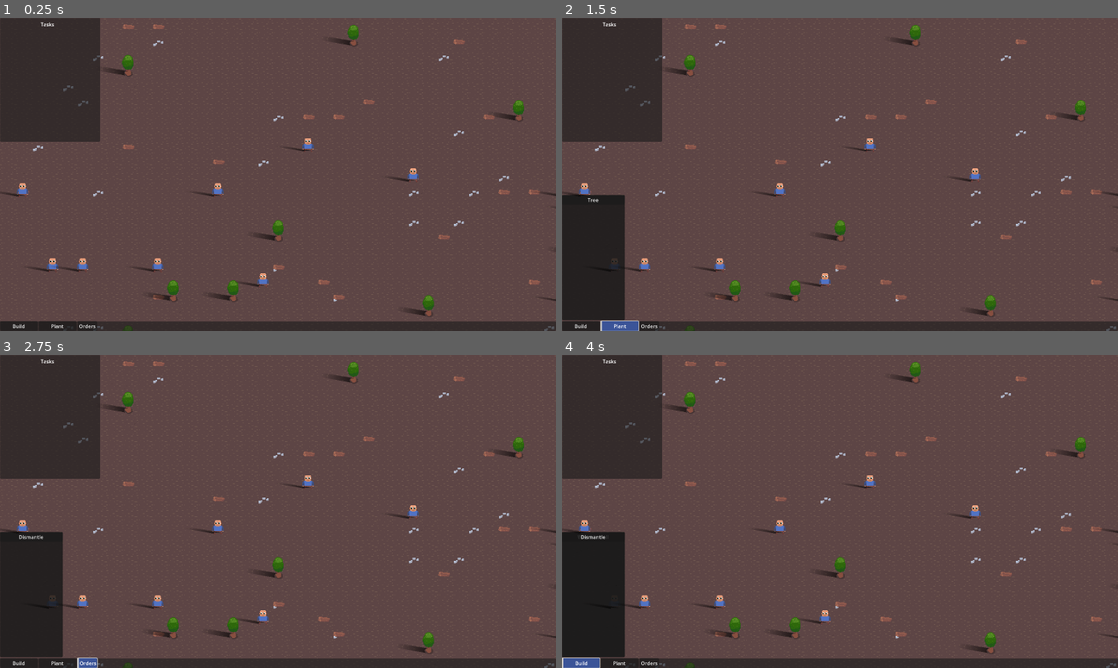
Above: before the commit, frames 1-4 (two rows, left to right).
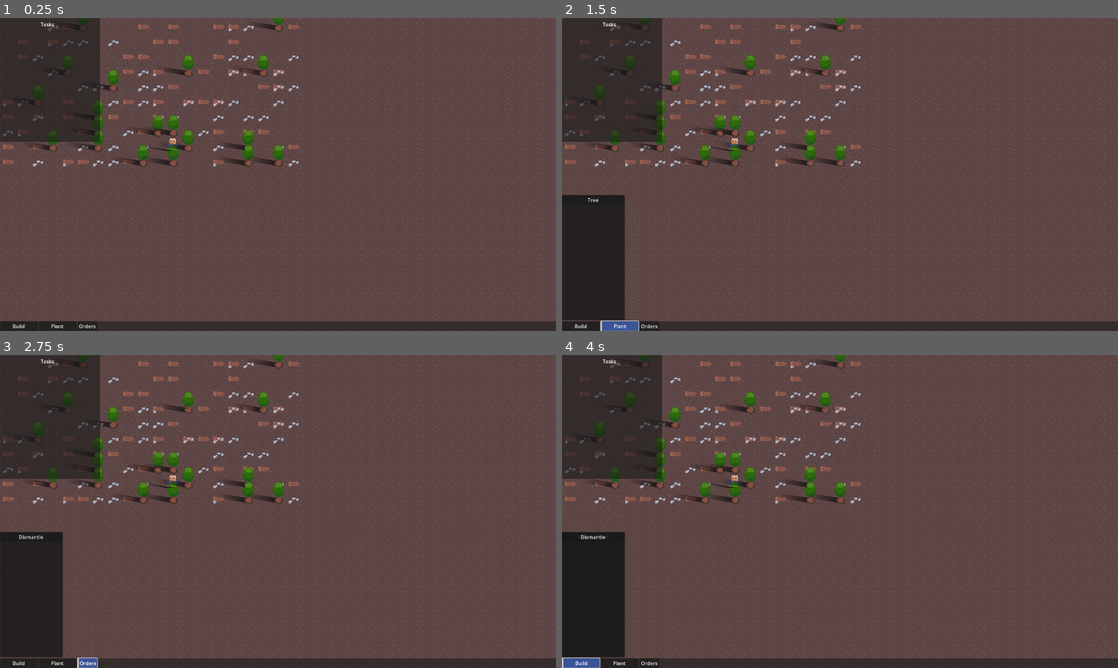
Above: after the commit, the same moments.

Repository: speakk/gnome_village
Game: Godot game, scene res://main.tscn
Same seed, same stepped clock (60 frames per second), same inputs: the game is played once before the commit and once after it.
Inputs:
- Up to frame 1 (0.25 s): no input
- Up to frame 2 (1.5 s): click "Build" at 0.5 s; click "Plant" at 1.25 s
- Up to frame 3 (2.75 s): click "Orders" at 2 s
- Up to frame 4 (4 s): click "Dismantle" at 2.75 s; click "Build" at 3.5 s

The runs differ from the first frame. In frame 1, 5.5% of the frame differs, in the area x 0-100%, y 0-100%; in frame 2, 5.4%; in frame 3, 5.4%; in frame 4, 5.4%.

Commit message:
Dismantling functioning barebones
TODO:
- Visual indicator that something is marked to be disassembled
- Marking multiple things to be dismantled at one (rectangle area thing)

Diff:
--- a/PathFinder.gd
+++ b/PathFinder.gd
@@ -57,13 +57,23 @@
 	return null
 
 func get_id_path(from: Vector2i, to: Vector2i) -> PackedVector2Array:
-	#print("Getting id path: ", from, to)
 	var found_path := astar_grid.get_id_path(from, to)
-	#if found_path:
-	#	found_path.pop_back()
+	return found_path
+
+func get_id_path_to_closest_point(from: Vector2i, to: Vector2i) -> PackedVector2Array:
+	var found_path := astar_grid.get_id_path(from, to)
+	if not found_path:
+		var direction := Vector2(from).direction_to(Vector2(to))
+		var all_directions_clone := all_directions.duplicate()
+		all_directions_clone.sort_custom(func(a: Vector2i, b: Vector2i) -> bool:
+				return Vector2(a).angle_to(direction) < Vector2(b).angle_to(direction)
+		)
+		for new_direction in all_directions_clone as Array[Vector2i]:
+			var new_path := astar_grid.get_id_path(from, to + new_direction)
+			if new_path:
+				return new_path
 
 	return found_path
-	#return astar_grid.get_id_path(from, to)
 
 func get_point_position(id: Vector2i) -> Vector2:
 	return astar_grid.get_point_position(id)
--- a/items/item_data/tree.tres
+++ b/items/item_data/tree.tres
@@ -29,6 +29,7 @@
 display_name = "Tree"
 can_be_picked = true
 can_be_constructed = false
+can_be_dismantled = true
 is_solid = true
 durability = 10
 crafting_requirements = Array[Resource("res://items/ItemRequirement.gd")]([])
--- a/main.gd
+++ b/main.gd
@@ -4,11 +4,11 @@
 @onready var ITEM_ON_GROUND := preload("res://items/item_on_ground/ItemOnGround.tscn")
 
 func _ready() -> void:
-	var test_divider := 1
+	var test_divider := 4
 	var map_size_real_x := MainMap.MAP_SIZE_X * 24 / test_divider
 	var map_size_real_y := MainMap.MAP_SIZE_Y * 24 / test_divider
 
-	for i in 40:
+	for i in 20:
 		var random_position := Vector2(randf_range(0, map_size_real_x), randf_range(0, map_size_real_y))
 		var grid_position := Globals.get_map().global_position_to_coordinate(random_position)
 		var quantized_position := Globals.get_map().coordinate_to_global_position(grid_position)
@@ -30,7 +30,7 @@
 			item_on_ground.global_position = quantized_position
 			add_child(item_on_ground)
 
-	var settlers_to_place := 50
+	var settlers_to_place := 1
 	var attempts := 400
 	for i in attempts:
 		var random_position := Vector2(randf_range(0, map_size_real_x), randf_range(0, map_size_real_y))
--- a/map/MainMap.gd
+++ b/map/MainMap.gd
@@ -57,8 +57,8 @@
 			map_entities[Layers.Items][coordinate].append(item)
 	)
 
-	Events.item_removed_from_ground.connect(func(item: ItemOnGround, item_position: Vector2) -> void:
-			var coordinate := global_position_to_coordinate(item_position)
+	Events.item_removed_from_ground.connect(func(item: ItemOnGround) -> void:
+			var coordinate := global_position_to_coordinate(item.global_position)
 			if map_entities[Layers.Items].has(coordinate):
 				map_entities[Layers.Items][coordinate].erase(item)
 	)
@@ -127,7 +127,7 @@
 			var entities := map_entities[Layers.Items][tile_position] as Array
 			for entity in entities as Array[Node]:
 				entity as ItemOnGround
-				if entity.item.can_be_dismantled:
+				if entity.item.can_be_dismantled and not entity.reserved_for_dismantling:
 					Events.dismantle_issued.emit(entity)
 					print("Issued")
 			#var entity
--- a/settler/settler.gd
+++ b/settler/settler.gd
@@ -42,8 +42,6 @@
 	name = "Settler"
 
 func get_direction_to_next_path_point() -> Vector2:
-	#print("Next path point: ", PathFinder.get_point_position(path[current_path_index]))
-	#var point_position := PathFinder.get_point_position(path[current_path_index])
 	var point_position := path[current_path_index] as Vector2
 	return global_position.direction_to(Globals.get_map().coordinate_to_global_position(point_position))
 
@@ -74,7 +72,7 @@
 func _physics_process(delta: float) -> void:
 	if not current_task:
 		current_task = null
-		clear_path()
+		#clear_path()
 
 	velocity = Vector2.ZERO
 	advance_path_index()
@@ -89,7 +87,7 @@
 		if task_target is Blueprint and current_task is BuildTask:
 			task_target.increase_build_progress(build_speed * delta)
 		if task_target is ItemOnGround and current_task is DismantleTask:
-			task_target.decrease_durability(dismantling_speed * delta)
+			task_target.reduce_durability(dismantling_speed * delta)
 
 	if velocity.length() > 0.1:
 		$AnimationPlayer.play("walk")
@@ -137,7 +135,7 @@
 	if !target or (_target and not (_target as Vector2).is_equal_approx(target)):
 		var map_position_from := Globals.get_map().global_position_to_coordinate(global_position)
 		var map_position_to := Globals.get_map().global_position_to_coordinate(_target)
-		path = PathFinder.get_id_path(map_position_from, map_position_to)
+		path = PathFinder.get_id_path_to_closest_point(map_position_from, map_position_to)
 		current_path_index = 0
 	target = _target
 
--- a/task_handler/TaskHandler.gd
+++ b/task_handler/TaskHandler.gd
@@ -12,7 +12,7 @@
 	Events.dismantle_issued.connect(_dismantle_issued)
 	$Tasks.child_entered_tree.connect(_tasks_changed)
 	$Tasks.child_exiting_tree.connect(_tasks_changed)
-	$Tasks.child_order_changed.connect(func() -> void: _refresh_debug_tree($Tasks.get_children()))
+	$Tasks.child_order_changed.connect(func() -> void: if $Tasks: _refresh_debug_tree($Tasks.get_children()))
 	Events.task_finished.connect(func(_task: Task) -> void: _refresh_debug_tree($Tasks.get_children()))
 
 func _tasks_changed(_node: Node) -> void:
--- a/tasks/actions/BuildAction.gd
+++ b/tasks/actions/BuildAction.gd
@@ -7,7 +7,7 @@
 	if not actor.can_reach_target(target.global_position):
 		return FAILURE
 
-	actor.set_build_target(target)
+	actor.set_task_target(target)
 
 	if target.is_finished():
 		return SUCCESS
--- a/tasks/actions/DismantleAction.gd
+++ b/tasks/actions/DismantleAction.gd
@@ -9,7 +9,7 @@
 	if not actor.can_reach_target(target.global_position):
 		return FAILURE
 
-	actor.set_dismantle_target(target)
+	actor.set_task_target(target)
 
 	if not target.has_durability_left():
 		return SUCCESS
--- a/tasks/actions/FinishTask.gd
+++ b/tasks/actions/FinishTask.gd
@@ -4,8 +4,11 @@
 
 var target: Blueprint
 
+signal finished
+
 @warning_ignore("untyped_declaration")
 func tick(actor: Node, blackboard: Blackboard) -> int:
 	print("Task finished, noice")
 	actor.finish_current_task()
+	finished.emit()
 	return SUCCESS
--- a/tasks/dismantle_task.gd
+++ b/tasks/dismantle_task.gd
@@ -9,8 +9,12 @@
 
 	target.reserved_for_dismantling = true
 
-	%GoToAction.target = Globals.get_map().global_position_to_coordinate(target.global_position)
+	%GoToAction.target = target.global_position
+	print("Set gototarget to be: ", %GoToAction.target)
 	%DismantleAction.target = target
+	$SequenceComposite/FinishTask.finished.connect(func() -> void:
+		Events.dismantle_finished.emit(target)
+	)
 
 	return self
 
--- a/tasks/dismantle_task.tscn
+++ b/tasks/dismantle_task.tscn
@@ -1,9 +1,10 @@
-[gd_scene load_steps=5 format=3 uid="uid://b1b0p6dvv08dl"]
+[gd_scene load_steps=6 format=3 uid="uid://b1b0p6dvv08dl"]
 
 [ext_resource type="Script" path="res://tasks/dismantle_task.gd" id="1_6vuxa"]
 [ext_resource type="Script" path="res://addons/beehave/nodes/composites/sequence.gd" id="2_a2kab"]
 [ext_resource type="PackedScene" uid="uid://bevd0ykcp7npk" path="res://tasks/actions/GoToAction.tscn" id="3_sxw6n"]
 [ext_resource type="Script" path="res://tasks/actions/DismantleAction.gd" id="4_unmgl"]
+[ext_resource type="Script" path="res://tasks/actions/FinishTask.gd" id="5_iplfe"]
 
 [node name="DismantleTask" type="Node"]
 script = ExtResource("1_6vuxa")
@@ -17,3 +18,6 @@
 [node name="DismantleAction" type="Node" parent="SequenceComposite"]
 unique_name_in_owner = true
 script = ExtResource("4_unmgl")
+
+[node name="FinishTask" type="Node" parent="SequenceComposite"]
+script = ExtResource("5_iplfe")
